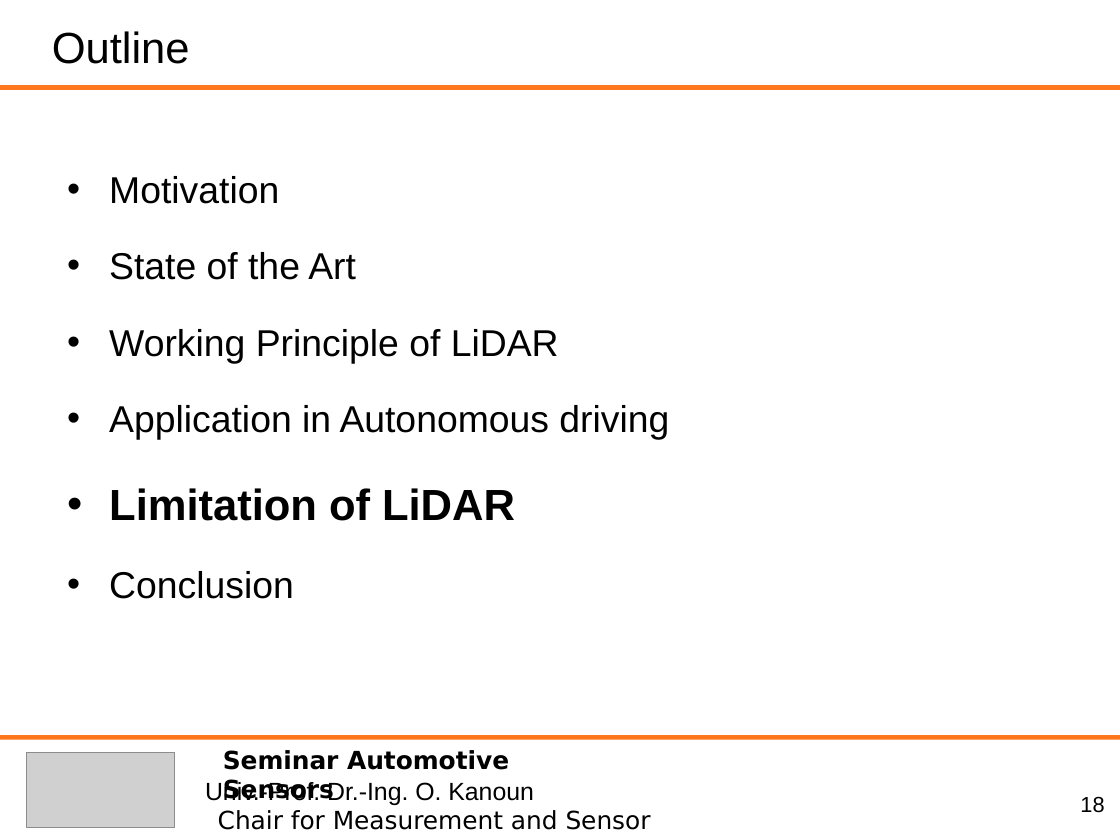
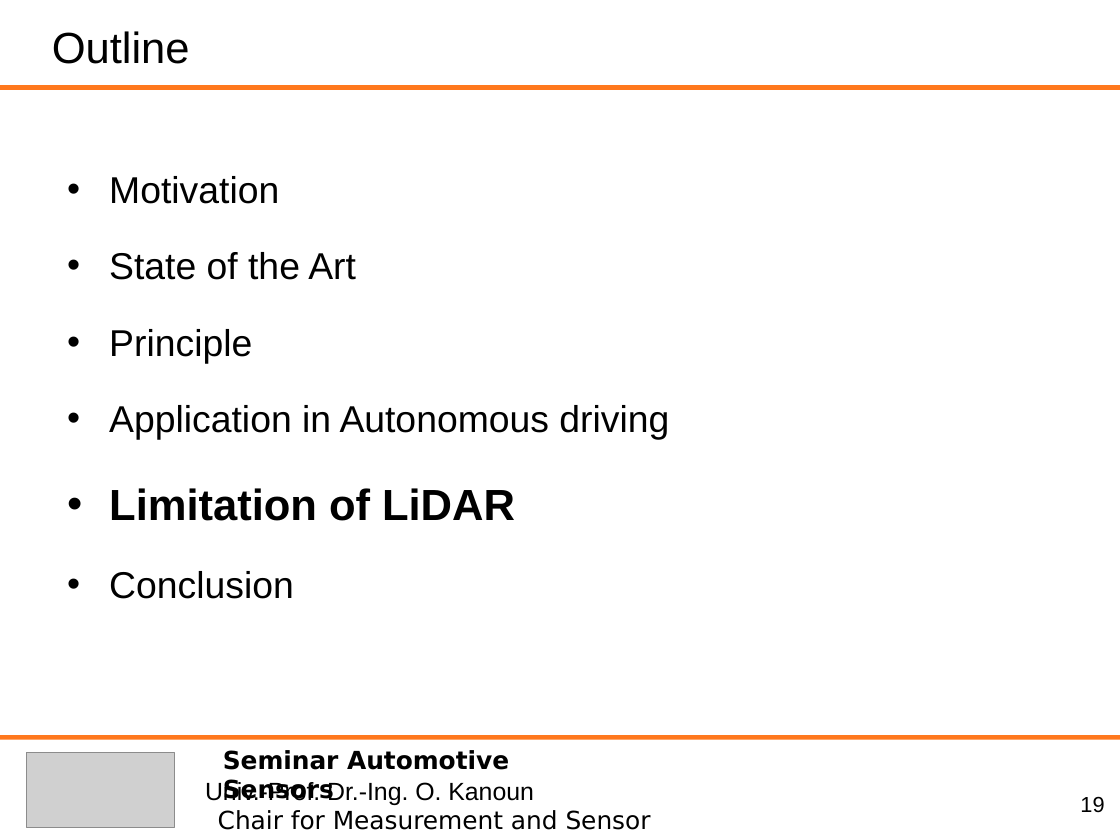
Before and after one commit to heihuhuRay/StudyNote, a slide deck: slide 19 of ASS/AutonoumousDriving_JunchengHu_C2.ppt (slide 18 before the commit). Drawn at 1120x840 pixels with LibreOffice and Linux fonts; fonts in the diff are those of the drawing; grey boxes stand for pictures. Boxes give left, top, right and bottom in pixels: in the first picture for what was removed or moved away, otherwise in the second. Text is boxed around its words. In the diff, an @@ line names an element or a change of style, - is before the commit and + after.

```diff
--- a/ASS/AutonoumousDriving_JunchengHu_C2.ppt
+++ b/ASS/AutonoumousDriving_JunchengHu_C2.ppt
@@ text at <box>109,329,252,363</box>: text changed @@
-• Working Principle of LiDAR
+• Principle
@@ page number at <box>1080,796,1104,813</box>: text changed @@
-18
+19
```
Also in this commit, not shown: 14 other slides changed, 3 slides added, 3 other files.
